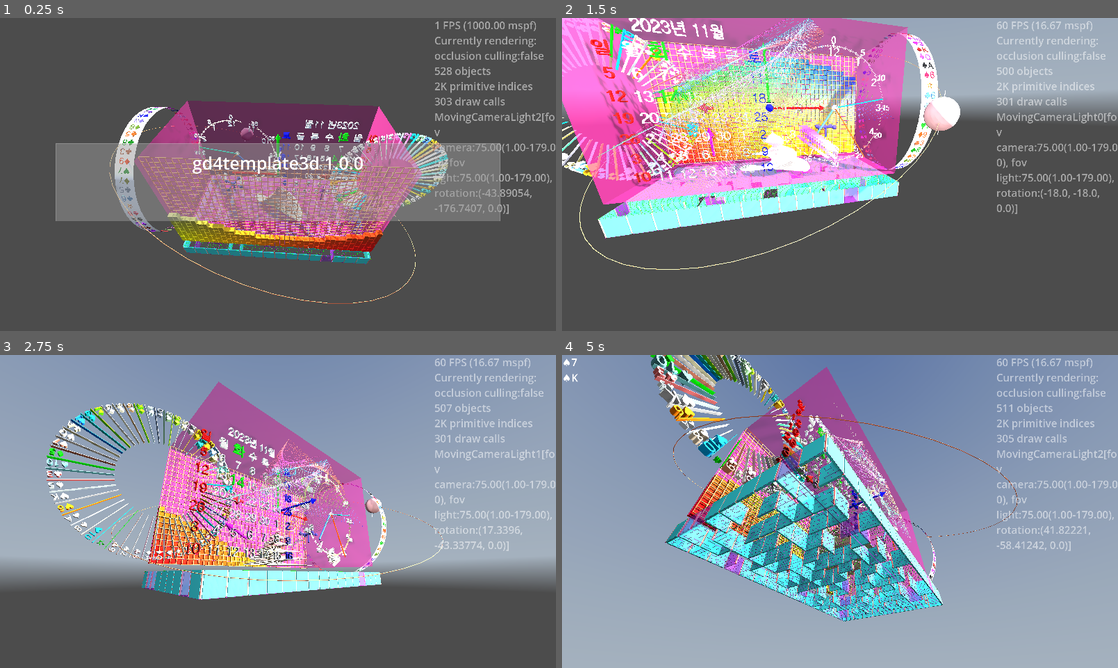
Above: before the commit, frames 1-4 (two rows, left to right).
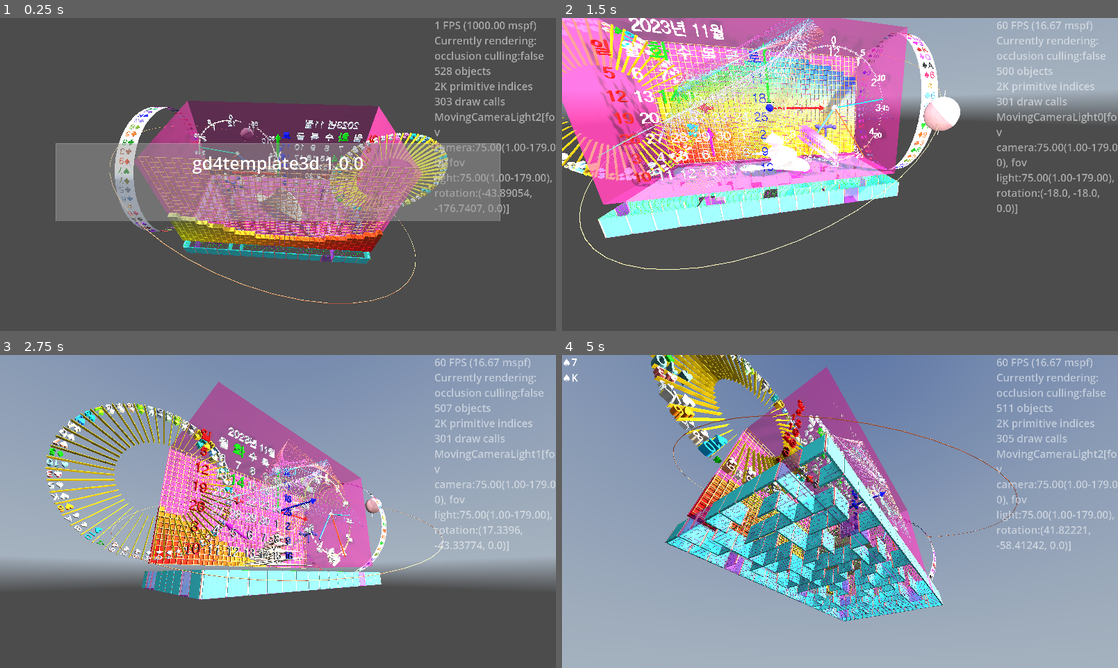
Above: after the commit, the same moments.

Repository: kasworld/gd4template3d
Game: Godot game, scene res://main.tscn
Two runs of this game, one before a commit and one after it. Both use one fixed random seed, a clock stepped at 60 frames per second and the inputs below. A sky picture missing from this copy of the repository is replaced by a grey-blue gradient.
Inputs (mouse positions are in pixels of both pictures, inside the frame that each line leads up to):
- Up to frame 1 (0.25 s): no input
- Up to frame 2 (1.5 s): tap Enter at 0.5 s; move the mouse to (962, 158) at 0.52 s; hold Right 0.53-1.28 s; tap Q at 0.6 s; click (962, 158) at 0.67 s; move the mouse to (728, 190) at 1.27 s; hold Down from 1.28 s (still down); tap E at 1.35 s
- Up to frame 3 (2.75 s): move the mouse to (333, 442) at 2.02 s; release Down at 2.03 s; hold Right from 2.03 s (still down); tap Enter at 2.1 s
- Up to frame 4 (5 s): move the mouse to (812, 574) at 2.77 s; release Right at 2.78 s; hold Up 2.78-3.53 s; tap Q at 2.85 s; click (812, 574) at 2.92 s; move the mouse to (1006, 558) at 3.52 s; hold Left from 3.53 s (still down); tap E at 3.6 s; move the mouse to (673, 464) at 4.27 s; tap Enter at 4.35 s

The runs differ from the first frame. In frame 1, 1.0% of the frame differs, in the area x 59-81%, y 36-62%; in frame 2, 1.5%; in frame 3, 1.9%; in frame 4, 2.3%, in the area x 15-45%, y 0-45%.

Commit message:
집중선만들기 분리

Diff:
--- a/roulette/roulette.gd
+++ b/roulette/roulette.gd
@@ -12,6 +12,21 @@
 func get_wheel() -> RouletteWheel:
 	return $Wheel
 
+func 집중선만들기(r :float, start:float, end:float, depth :float, count :int, co :Color ) -> MultiMeshShape:
+	var 구분선 := BoxMesh.new()
+	var 길이 := r*(end-start)
+	구분선.size = Vector3(길이, depth/10, depth )
+	var cell각도 := 2.0*PI / count
+	var radius := r-길이/2
+	var mms :MultiMeshShape = preload("res://multi_mesh_shape/multi_mesh_shape.tscn").instantiate().init(
+		구분선, Color.WHITE, count ,Vector3.ZERO )
+	for i in count:
+		var rad := cell각도 *i + cell각도/2
+		mms.set_inst_rotation(i, Vector3.BACK, rad)
+		mms.set_inst_pos(i, Vector3(cos(rad) *radius,sin(rad) *radius, 0) )
+		mms.set_inst_color(i, co)
+	return mms
+
 func init(ida :int, 반지름a :float, 깊이a :float, color_text_info_list :Array ) -> Roulette:
 	id = ida
 	반지름 = 반지름a
@@ -20,18 +35,7 @@
 	$Wheel.init(반지름, 깊이, color_text_info_list)
 	$Wheel.rotation_stopped.connect(결과가결정됨)
 
-	var 구분선 := BoxMesh.new()
-	var 길이 := 반지름a*(선끝비-선시작비)
-	구분선.size = Vector3(길이, 깊이a/10, 깊이a )
-	var count := color_text_info_list.size()
-	var cell각도 := 2.0*PI / count
-	var radius := 반지름-길이/2
-	$"Wheel/구분선들".init(구분선, Color.WHITE, count ,Vector3.ZERO )
-	for i in count:
-		var rad := cell각도 *i + cell각도/2
-		$"Wheel/구분선들".set_inst_rotation(i, Vector3.BACK, rad)
-		$"Wheel/구분선들".set_inst_pos(i, Vector3(cos(rad) *radius,sin(rad) *radius,	0) )
-		$"Wheel/구분선들".set_inst_color(i, color_text_info_list[i][0])
+	$Wheel.add_child(집중선만들기(반지름, 선시작비, 선끝비, 깊이, color_text_info_list.size(), Color.GOLD))
 
 	# for debug
 	$IDLabel.text = "%s" % id
--- a/roulette/roulette.tscn
+++ b/roulette/roulette.tscn
@@ -1,11 +1,10 @@
-[gd_scene load_steps=9 format=3 uid="uid://sjnpttkqk1qs"]
+[gd_scene load_steps=8 format=3 uid="uid://sjnpttkqk1qs"]
 
 [ext_resource type="Script" uid="uid://dwpxaxvkorfar" path="res://roulette/roulette.gd" id="1_7pkjq"]
 [ext_resource type="PackedScene" uid="uid://d4kkhfcvaexg1" path="res://valve_handle/valve_handle.tscn" id="2_14kvd"]
 [ext_resource type="PackedScene" uid="uid://c8npqlgeyy3xa" path="res://arrow3d/arrow_3d.tscn" id="2_ed2fd"]
 [ext_resource type="PackedScene" uid="uid://btkkwpk54jqc" path="res://bar_tree_2/bar_tree_2.tscn" id="3_phm1c"]
 [ext_resource type="PackedScene" uid="uid://c8ulltoe1t7qg" path="res://roulette/roulette_wheel/roulette_wheel.tscn" id="5_wjn2p"]
-[ext_resource type="PackedScene" uid="uid://cfnbpemvoy1i6" path="res://multi_mesh_shape/multi_mesh_shape.tscn" id="6_cdnmj"]
 
 [sub_resource type="StandardMaterial3D" id="StandardMaterial3D_wjn2p"]
 
@@ -38,5 +37,3 @@
 
 [node name="BarTree3" parent="Wheel" instance=ExtResource("3_phm1c")]
 visible = false
-
-[node name="구분선들" parent="Wheel" instance=ExtResource("6_cdnmj")]
